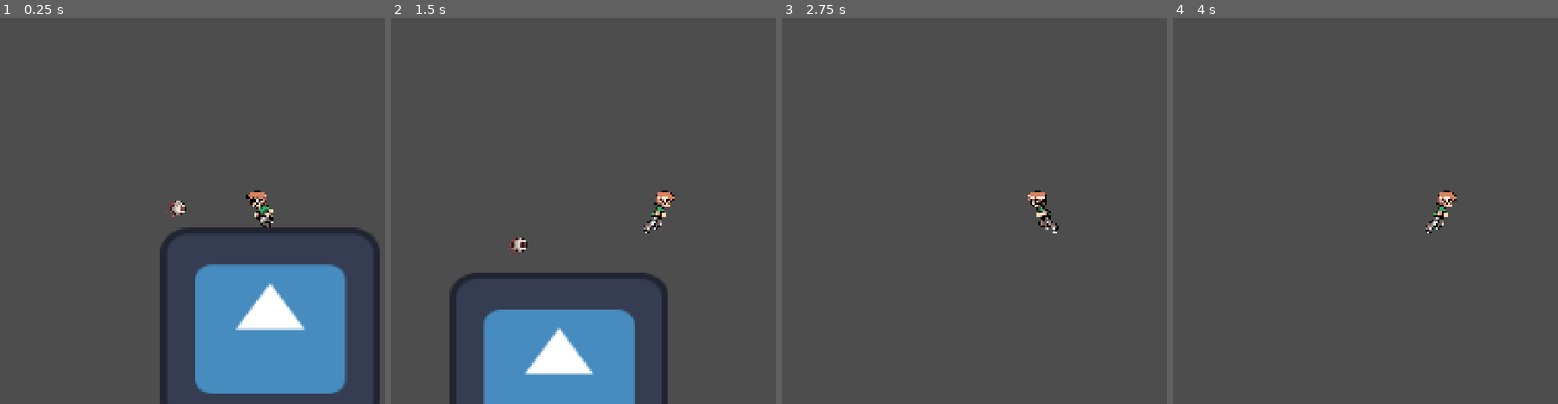
Above: before the commit, frames 1-4 (left to right).
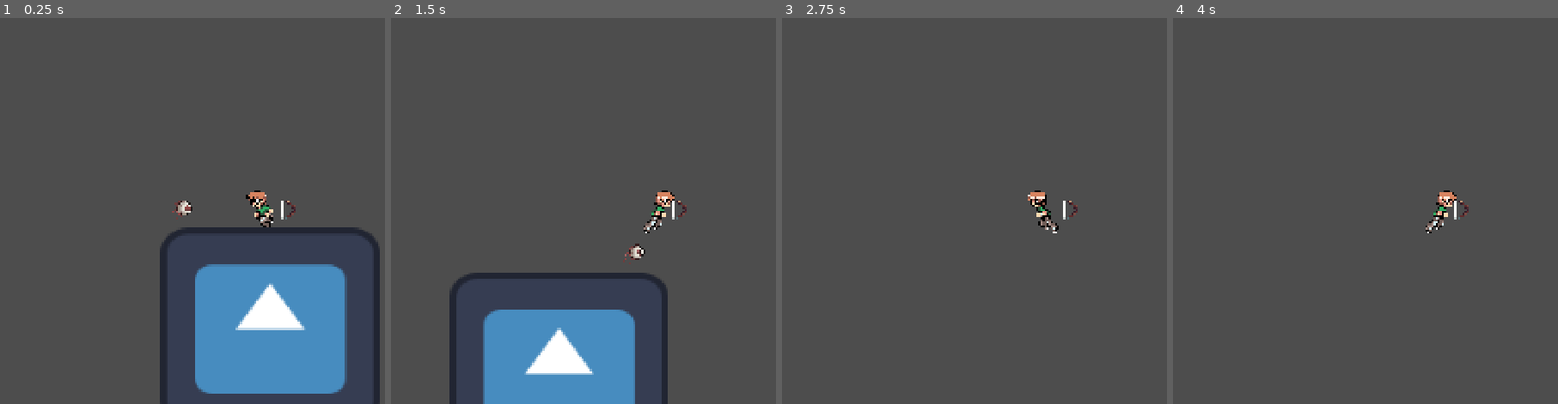
Above: after the commit, the same moments.

Repository: holonkai/GMTK2026
Game: Godot game, scene res://Scenes/testEnvironment.tscn
Same seed, same stepped clock (60 frames per second), same inputs: the game is played once before the commit and once after it. This scene is started directly instead of the project's main scene. The engine's default icon, where the game draws it, is replaced by a stand-in: a white triangle on a blue panel in a dark square.
Inputs (mouse positions are in pixels of both pictures, inside the frame that each line leads up to):
- Up to frame 1 (0.25 s): no input
- Up to frame 2 (1.5 s): move the mouse to (outside the picture) at 0.52 s; hold D (Right) from 0.53 s (still down); click (outside the picture) at 0.6 s; tap W (Jump) at 0.77 s; move the mouse to (518, 230) at 1.27 s; tap Shift (Run) at 1.35 s
- Up to frame 3 (2.75 s): tap W (Jump) at 1.52 s; click (909, 230) at 1.55 s; move the mouse to (1116, 126) at 2.02 s; release D (Right) at 2.03 s; hold A (Left) from 2.03 s (still down); click (1116, 126) at 2.1 s
- Up to frame 4 (4 s): move the mouse to (1404, 288) at 2.77 s; release A (Left) at 2.78 s; hold D (Right) from 2.78 s (still down); click (1404, 288) at 2.85 s; tap W (Jump) at 3.02, 3.77 s; tap Enter at 3.5 s; move the mouse to (outside the picture) at 3.52 s; hold Shift (Run) from 3.53 s (still down); click (outside the picture) at 3.8 s

The runs differ from the first frame. In frame 1, 0.3% of the frame differs, in the area x 43-77%, y 47-53%; in frame 2, 0.4%, in the area x 30-77%, y 47-64%; in frame 3, less than 0.1%; in frame 4, less than 0.1%.

Commit message:
Added bow

Diff:
--- a/Eye_hitbox.gd
+++ b/Eye_hitbox.gd
@@ -1,6 +1,4 @@
 extends Area2D
-
-@onready var ray_cast_2d: RayCast2D = $RayCast2D
 
 
 @export var damage := 5.0
--- a/Scenes/EyeEnemy.tscn
+++ b/Scenes/EyeEnemy.tscn
@@ -1,6 +1,7 @@
 [gd_scene format=3 uid="uid://bn8bb76eywvns"]
 
 [ext_resource type="Script" uid="uid://d00v7kh56mbly" path="res://Scripts/health_component.gd" id="1_8vu1x"]
+[ext_resource type="Script" uid="uid://t6htdmbccbtg" path="res://Scripts/Enemy Scripts/eye_enemy.gd" id="1_djke3"]
 [ext_resource type="Texture2D" uid="uid://s6gcfnefsjtb" path="res://Assets/Tiny Fantasy/Tiny Fantasy/Assets/BasicGoblin/BasicGoblin-Sheet.png" id="1_xm08b"]
 [ext_resource type="Texture2D" uid="uid://djqk72miw2rhh" path="res://Assets/Tiny Fantasy/Tiny Fantasy/Assets/Eye/Eye-Sheet.png" id="1_ywwwk"]
 [ext_resource type="Script" uid="uid://djan46kn5o0wl" path="res://Scripts/Enemy Scripts/movement_component.gd" id="2_xcvi8"]
@@ -29,6 +30,46 @@
 [sub_resource type="AtlasTexture" id="AtlasTexture_v0qoe"]
 atlas = ExtResource("1_ywwwk")
 region = Rect2(320, 32, 64, 32)
+
+[sub_resource type="AtlasTexture" id="AtlasTexture_l7h1d"]
+atlas = ExtResource("1_ywwwk")
+region = Rect2(0, 166, 64, 32)
+
+[sub_resource type="AtlasTexture" id="AtlasTexture_hc5e3"]
+atlas = ExtResource("1_ywwwk")
+region = Rect2(64, 166, 64, 32)
+
+[sub_resource type="AtlasTexture" id="AtlasTexture_exhu6"]
+atlas = ExtResource("1_ywwwk")
+region = Rect2(128, 166, 64, 32)
+
+[sub_resource type="AtlasTexture" id="AtlasTexture_q0gns"]
+atlas = ExtResource("1_ywwwk")
+region = Rect2(192, 166, 64, 32)
+
+[sub_resource type="AtlasTexture" id="AtlasTexture_35x4s"]
+atlas = ExtResource("1_ywwwk")
+region = Rect2(256, 166, 64, 32)
+
+[sub_resource type="AtlasTexture" id="AtlasTexture_a2owi"]
+atlas = ExtResource("1_ywwwk")
+region = Rect2(320, 166, 64, 32)
+
+[sub_resource type="AtlasTexture" id="AtlasTexture_l4rda"]
+atlas = ExtResource("1_ywwwk")
+region = Rect2(384, 166, 64, 32)
+
+[sub_resource type="AtlasTexture" id="AtlasTexture_xcb7e"]
+atlas = ExtResource("1_ywwwk")
+region = Rect2(448, 166, 64, 32)
+
+[sub_resource type="AtlasTexture" id="AtlasTexture_nuo1i"]
+atlas = ExtResource("1_ywwwk")
+region = Rect2(512, 166, 64, 32)
+
+[sub_resource type="AtlasTexture" id="AtlasTexture_du5w8"]
+atlas = ExtResource("1_ywwwk")
+region = Rect2(576, 166, 64, 32)
 
 [sub_resource type="AtlasTexture" id="AtlasTexture_xcvi8"]
 atlas = ExtResource("1_xm08b")
@@ -81,6 +122,41 @@
 }, {
 "frames": [{
 "duration": 1.0,
+"texture": SubResource("AtlasTexture_l7h1d")
+}, {
+"duration": 1.0,
+"texture": SubResource("AtlasTexture_hc5e3")
+}, {
+"duration": 1.0,
+"texture": SubResource("AtlasTexture_exhu6")
+}, {
+"duration": 1.0,
+"texture": SubResource("AtlasTexture_q0gns")
+}, {
+"duration": 1.0,
+"texture": SubResource("AtlasTexture_35x4s")
+}, {
+"duration": 1.0,
+"texture": SubResource("AtlasTexture_a2owi")
+}, {
+"duration": 1.0,
+"texture": SubResource("AtlasTexture_l4rda")
+}, {
+"duration": 1.0,
+"texture": SubResource("AtlasTexture_xcb7e")
+}, {
+"duration": 1.0,
+"texture": SubResource("AtlasTexture_nuo1i")
+}, {
+"duration": 1.0,
+"texture": SubResource("AtlasTexture_du5w8")
+}],
+"loop": 0,
+"name": &"Death",
+"speed": 5.0
+}, {
+"frames": [{
+"duration": 1.0,
 "texture": SubResource("AtlasTexture_xcvi8")
 }, {
 "duration": 1.0,
@@ -108,8 +184,13 @@
 "speed": 5.0
 }]
 
-[node name="EyeEnemy" type="CharacterBody2D" unique_id=2011999476 groups=["Enemy"]]
-script = ExtResource("1_8vu1x")
+[sub_resource type="CircleShape2D" id="CircleShape2D_g4v7s"]
+
+[node name="EyeEnemy" type="CharacterBody2D" unique_id=2011999476 node_paths=PackedStringArray("movement_component") groups=["Enemy"]]
+collision_layer = 4
+collision_mask = 3
+script = ExtResource("1_djke3")
+movement_component = NodePath("MovementComponent")
 
 [node name="AnimatedSprite2D" type="AnimatedSprite2D" parent="." unique_id=482745873]
 texture_filter = 1
@@ -135,3 +216,11 @@
 script = ExtResource("1_8vu1x")
 body = NodePath("..")
 metadata/_custom_type_script = "uid://d00v7kh56mbly"
+
+[node name="Hurtbox" type="CollisionShape2D" parent="." unique_id=782808838]
+position = Vector2(5, 5)
+scale = Vector2(2.3803787, 2.3743677)
+shape = SubResource("CircleShape2D_g4v7s")
+
+[connection signal="animation_finished" from="AnimatedSprite2D" to="." method="_on_animated_sprite_2d_animation_finished"]
+[connection signal="died" from="HealthComponent" to="." method="_on_health_component_died"]
--- /dev/null
+++ b/Scenes/arrow.tscn
@@ -0,0 +1,34 @@
+[gd_scene format=3 uid="uid://xvgoqcxi5kxp"]
+
+[ext_resource type="Script" uid="uid://dg0omunauu4e4" path="res://Scripts/arrow.gd" id="1_h5x2m"]
+[ext_resource type="Texture2D" uid="uid://cniw2u7gjybvd" path="res://Assets/Images/Player/Hunter's Embrace.png" id="2_40cdi"]
+
+[sub_resource type="AtlasTexture" id="AtlasTexture_g4v7s"]
+atlas = ExtResource("2_40cdi")
+region = Rect2(17.754166, 7.3701353, 7.6605644, 17.16705)
+
+[sub_resource type="RectangleShape2D" id="RectangleShape2D_yf5fn"]
+size = Vector2(6, 18)
+
+[node name="Arrow" type="Node2D" unique_id=264587223]
+script = ExtResource("1_h5x2m")
+speed = 700.0
+gravity = 100.0
+
+[node name="Sprite2D" type="Sprite2D" parent="." unique_id=114222735]
+texture_filter = 1
+position = Vector2(-0.41281796, 0.7173958)
+rotation = 1.5450814
+texture = SubResource("AtlasTexture_g4v7s")
+
+[node name="Area2D" type="Area2D" parent="." unique_id=1700756446]
+position = Vector2(-0.41281796, 0.7173958)
+rotation = 1.5450814
+collision_layer = 2
+collision_mask = 5
+
+[node name="Hitbox" type="CollisionShape2D" parent="Area2D" unique_id=622248252]
+position = Vector2(0, 1)
+shape = SubResource("RectangleShape2D_yf5fn")
+
+[connection signal="body_entered" from="Area2D" to="." method="_on_area_2d_body_entered"]
--- /dev/null
+++ b/Scenes/bow.tscn
@@ -0,0 +1,23 @@
+[gd_scene format=3 uid="uid://b5g0encrr2osg"]
+
+[ext_resource type="Script" uid="uid://dd4stftwho3ti" path="res://Scripts/bow.gd" id="1_3cct7"]
+[ext_resource type="Texture2D" uid="uid://cniw2u7gjybvd" path="res://Assets/Images/Player/Hunter's Embrace.png" id="2_ju2r0"]
+
+[sub_resource type="AtlasTexture" id="AtlasTexture_vsxwm"]
+atlas = ExtResource("2_ju2r0")
+region = Rect2(0, 0, 17.579714, 32)
+
+[node name="Bow" type="Node2D" unique_id=1903631007]
+rotation = 3.1415927
+script = ExtResource("1_3cct7")
+arrow_speed = 1
+
+[node name="Sprite2D" type="Sprite2D" parent="." unique_id=885497670]
+texture_filter = 1
+texture = SubResource("AtlasTexture_vsxwm")
+
+[node name="ArrowLoc" type="Marker2D" parent="." unique_id=1944630121]
+
+[node name="FireRate" type="Timer" parent="." unique_id=550545449]
+
+[connection signal="timeout" from="FireRate" to="." method="_on_fire_rate_timeout"]
--- a/Scenes/playerMechanics.tscn
+++ b/Scenes/playerMechanics.tscn
@@ -2,6 +2,7 @@
 
 [ext_resource type="Texture2D" uid="uid://dy6e2q2uxy3yr" path="res://Assets/Images/Player/testPlayer.png" id="1_gqblx"]
 [ext_resource type="Script" uid="uid://dj1ugevvulse6" path="res://Scripts/player.gd" id="1_j0b00"]
+[ext_resource type="PackedScene" uid="uid://b5g0encrr2osg" path="res://Scenes/bow.tscn" id="2_dawtv"]
 [ext_resource type="AudioStream" uid="uid://dchdjlsgyqmod" path="res://Assets/Sounds/Player/404793__owlstorm__retro-video-game-sfx-jump.wav" id="3_m4c5i"]
 [ext_resource type="PackedScene" uid="uid://btcbgi5574htf" path="res://Scenes/pause_menu.tscn" id="4_wuhkc"]
 [ext_resource type="Script" uid="uid://d00v7kh56mbly" path="res://Scripts/health_component.gd" id="5_mf572"]
@@ -165,6 +166,11 @@
 collision_mask = 5
 script = ExtResource("1_j0b00")
 
+[node name="Bow" parent="Player" unique_id=1903631007 instance=ExtResource("2_dawtv")]
+position = Vector2(68, -3)
+rotation = -3.1415925
+scale = Vector2(3.8076184, 1.8366768)
+
 [node name="HealthComponent" type="Node" parent="Player" unique_id=455821797 node_paths=PackedStringArray("body")]
 script = ExtResource("5_mf572")
 body = NodePath("..")
--- a/Scenes/testEnvironment.tscn
+++ b/Scenes/testEnvironment.tscn
@@ -18,6 +18,7 @@
 
 [node name="StaticBody2D" type="StaticBody2D" parent="." unique_id=1051776547]
 position = Vector2(313, 421)
+collision_mask = 7
 
 [node name="Sprite2D" type="Sprite2D" parent="StaticBody2D" unique_id=1269089463]
 position = Vector2(242.49998, 210.50003)
--- a/Scripts/Enemy Scripts/eye_enemy.gd
+++ b/Scripts/Enemy Scripts/eye_enemy.gd
@@ -2,11 +2,28 @@
 
 @export var movement_component : MovementComponent
 @onready var hitbox: Area2D = $Hitbox
+@onready var hurtbox: CollisionShape2D = $Hurtbox
+
+@onready var animated_sprite_2d: AnimatedSprite2D = $AnimatedSprite2D
 
 
 func _process(delta: float) -> void:
-	hitbox.knock_back_dir = -movement_component.dir.normalized()
+
 	if movement_component.dir.length() < 300:
 		movement_component.get_recent_position()
 	else:
 		movement_component.chasing = true
+
+
+
+func _on_health_component_died() -> void:
+	velocity = Vector2.ZERO
+	movement_component.can_move = false
+	hitbox.queue_free()
+	hurtbox.queue_free()
+	animated_sprite_2d.play("Death")
+
+
+
+func _on_animated_sprite_2d_animation_finished() -> void:
+	queue_free()
--- a/Scripts/Enemy Scripts/movement_component.gd
+++ b/Scripts/Enemy Scripts/movement_component.gd
@@ -7,6 +7,7 @@
 @export var sprite: AnimatedSprite2D
 @onready var player_mechanics: Node2D = $"../../playerMechanics"
 
+var can_move:= true
 var dir := Vector2.ZERO
 var chasing := true
 var recent_pos := Vector2.ZERO
@@ -23,10 +24,10 @@
 		sprite.flip_h = true
 	#constantly update the direction to the player
 	dir = (player_mechanics.get_node("Player").global_position - body.global_position)
-	if chasing:
+	if chasing and can_move:
 
 		body.velocity = body.velocity.move_toward(dir.normalized() * speed, delta * acceleration)
-	else:
+	elif not chasing and can_move:
 		body.velocity = body.velocity.move_toward(recent_pos * attacking_speed, delta * acceleration * 4)
 
 	body.move_and_slide()
--- /dev/null
+++ b/Scripts/arrow.gd
@@ -0,0 +1,30 @@
+extends Node2D
+
+@onready var sprite_2d: Sprite2D = $Sprite2D
+
+@export var speed := 600.0
+@export var gravity := 50.0
+@export var damage := 50.0
+
+var velocity := Vector2.ZERO
+
+func _physics_process(delta):
+	velocity.y += gravity * delta
+	position += velocity * delta
+
+	rotation = velocity.angle()
+	print(rotation)
+
+
+func set_direction(dir: Vector2):
+	velocity = dir.normalized() * speed
+
+
+func _on_area_2d_body_entered(body: Node2D):
+	print("im hitting something")
+
+	var health_component = body.get_node_or_null("HealthComponent")
+	if health_component:
+		health_component.take_damage(damage)
+
+	queue_free()
--- /dev/null
+++ b/Scripts/bow.gd
@@ -0,0 +1,42 @@
+extends Node2D
+
+@onready var arrow_loc: Marker2D = $ArrowLoc
+@onready var fire_rate: Timer = $FireRate
+
+var arrow := preload("res://Scenes/arrow.tscn")
+@export var arrow_speed := 100
+var wants_shoot:= false
+var can_shoot := true
+# Called when the node enters the scene tree for the first time.
+func _ready() -> void:
+	pass # Replace with function body.
+
+
+# Called every frame. 'delta' is the elapsed time since the previous frame.
+func _process(delta: float) -> void:
+	if Input.is_action_just_pressed("Shoot"):
+		wants_shoot = true
+	if Input.is_action_just_released("Shoot"):
+		wants_shoot = false
+
+
+
+func _physics_process(delta: float) -> void:
+	if wants_shoot and can_shoot:
+		shoot()
+
+
+
+func shoot() -> void:
+	fire_rate.start()
+	can_shoot = false
+	var arrow_instance = arrow.instantiate()
+	get_tree().current_scene.add_child(arrow_instance)
+
+	arrow_instance.global_position = arrow_loc.global_position
+
+	arrow_instance.set_direction((get_global_mouse_position() - arrow_instance.global_position).normalized())
+
+
+func _on_fire_rate_timeout() -> void:
+	can_shoot = true
Binary file added: Assets/Images/Player/Hunter's Embrace.png
Not shown, added: Assets/Images/Player/Hunter's Embrace.png.import
Not shown, added: Scripts/arrow.gd.uid
Not shown, added: Scripts/bow.gd.uid
